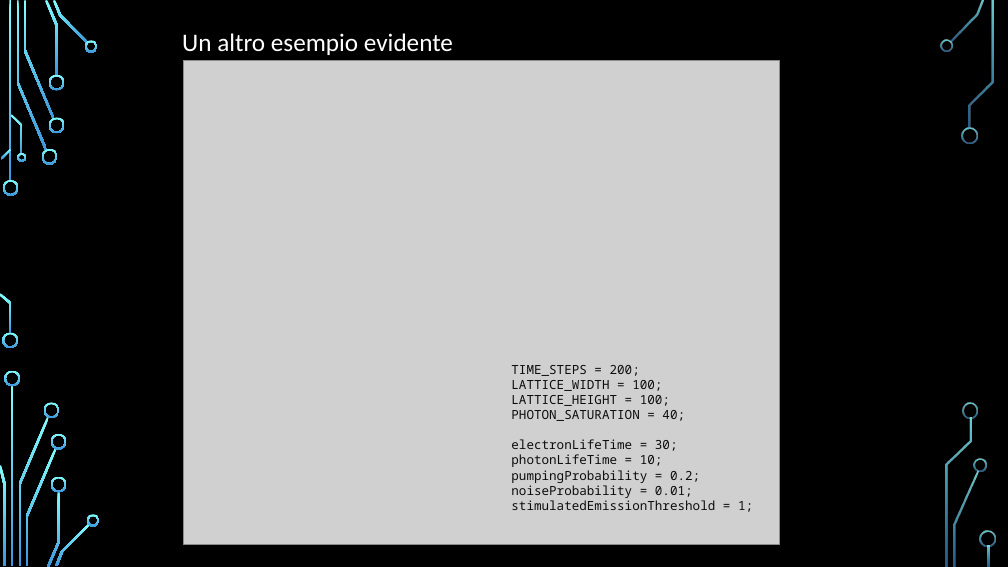
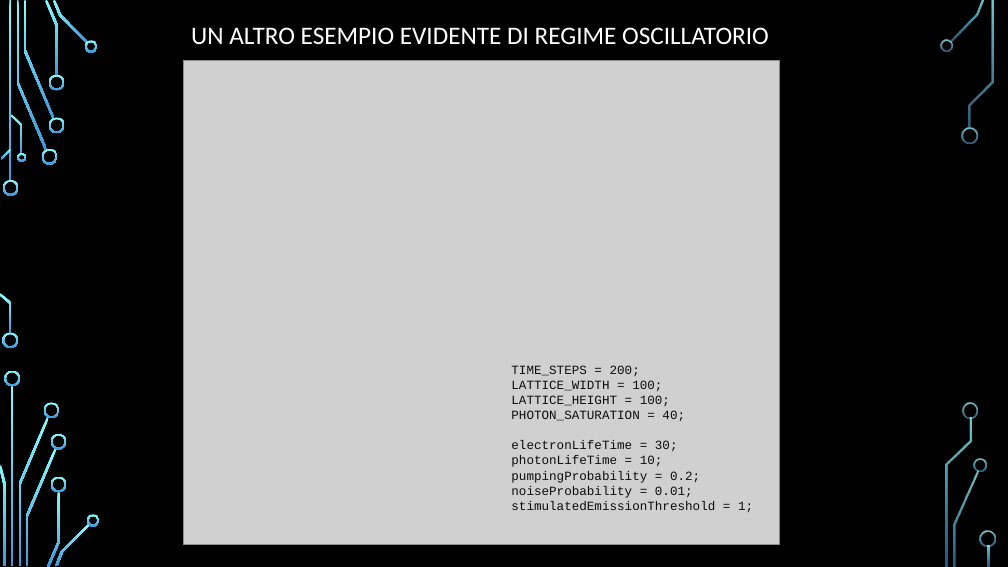
Before and after one commit to Frank01001/LASER-Dynamics-Simulation, a slide deck: slide 9 of Presentation/PresentazioneDispositivi.pptx. Drawn at 1008x567 pixels with LibreOffice and Linux fonts; fonts in the diff are those of the drawing; grey boxes stand for pictures; background and template pictures are left out. Boxes give left, top, right and bottom in pixels: in the first picture for what was removed or moved away, otherwise in the second. Text is boxed around its words. In the diff, an @@ line names an element or a change of style, - is before the commit and + after.

```diff
--- a/Presentation/PresentazioneDispositivi.pptx
+++ b/Presentation/PresentazioneDispositivi.pptx
@@ text at [191, 27, 769, 44]: text changed @@
-Un altro esempio evidente
+UN ALTRO ESEMPIO EVIDENTE DI REGIME OSCILLATORIO
@@ text "TIME_STEPS = 200;" at [511, 365, 753, 512]: font Noto Sans Mono to Courier New @@
```
Also in this commit, not shown: 14 other slides changed, 2 other files.
